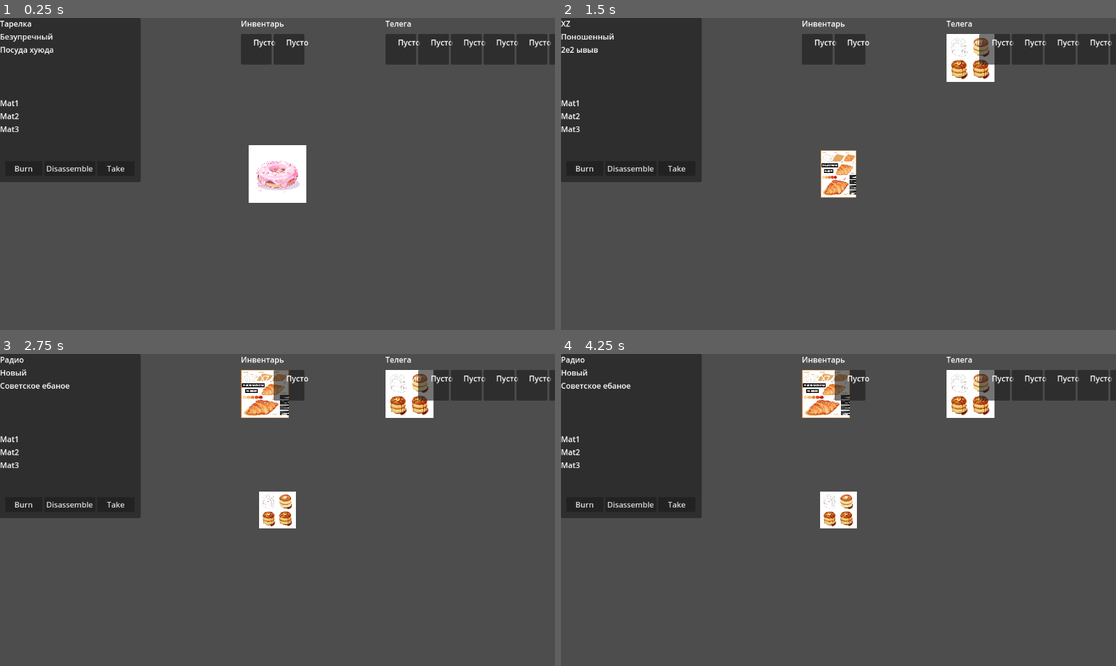
Above: before the commit, frames 1-4 (two rows, left to right).
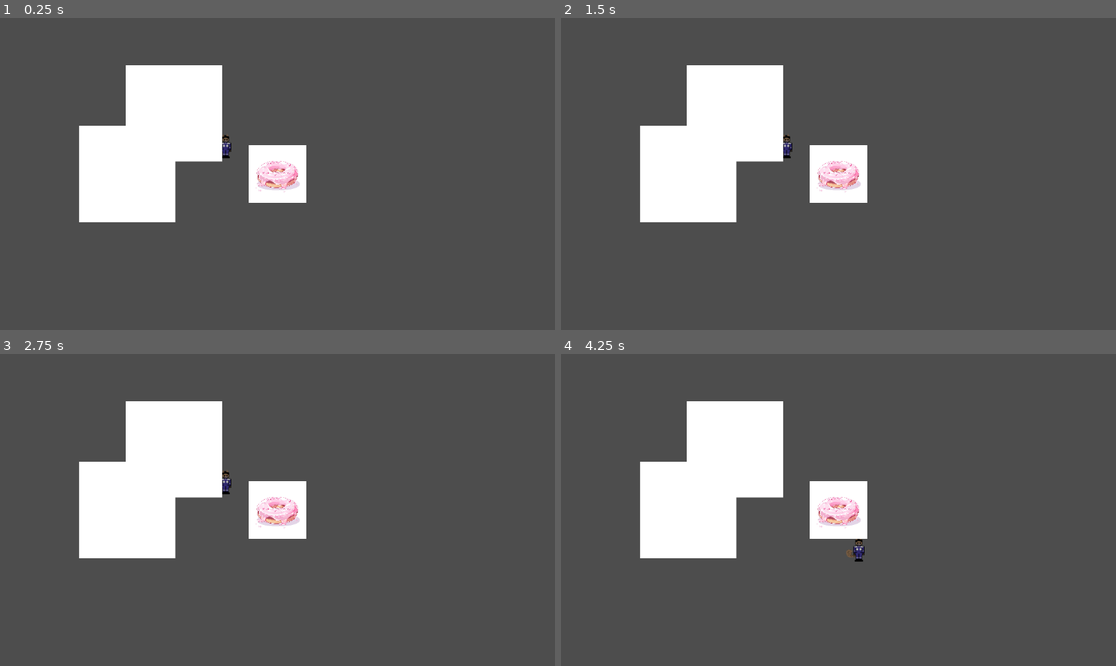
Above: after the commit, the same moments.

Repository: MihanWolf/FactorAI
Game: Godot game, scene res://Scenes/Scene.tscn
The game is run twice, just before and just after one commit, with the same random seed, the same clock (stepped at 60 frames per second) and the same inputs. Before the commit the project has no main scene; this scene is started directly in both runs.
Inputs (mouse positions are in pixels of both pictures, inside the frame that each line leads up to):
- Up to frame 1 (0.25 s): no input
- Up to frame 2 (1.5 s): click (583, 167) at 0.5 s, where only the run before the commit has a clickable "Burn"; click (633, 167) at 1.25 s, where only the run before the commit has a clickable "Disassemble"
- Up to frame 3 (2.75 s): click (116, 503) at 2 s, where only the run before the commit has a clickable "Take"
- Up to frame 4 (4.25 s): tap Enter at 2.75 s; hold Right (ui_right) 2.78-3.53 s; hold Tab (ui_focus_next) 2.78-3.53 s; tap E (interact, bound only after the commit) at 3.05, 3.6 s; hold Down (ui_down) from 3.53 s (still down); tap Tab (ui_focus_next) at 3.8 s

The runs differ from the first frame. In frame 1, 24% of the frame differs, in the area x 0-100%, y 0-66%; in frame 2, 27%; in frame 3, 27%; in frame 4, 27%, in the area x 0-100%, y 0-67%.

Commit message:
Interact
Теперь интерфейсы открываются от взаимодействия с зонами

Diff:
--- /dev/null
+++ b/Scenes/Player/Player.tscn
@@ -0,0 +1,15 @@
+[gd_scene load_steps=4 format=3 uid="uid://b6mlfxqldfq6r"]
+
+[ext_resource type="Script" uid="uid://cn1tdha1ruvo7" path="res://Scripts/player.gd" id="1_s0eop"]
+[ext_resource type="Texture2D" uid="uid://bh7j3wn81nuve" path="res://Sprites/Player.png" id="2_ft8w5"]
+
+[sub_resource type="CircleShape2D" id="CircleShape2D_h54ih"]
+
+[node name="CharacterBody2D" type="CharacterBody2D"]
+script = ExtResource("1_s0eop")
+
+[node name="CollisionShape2D" type="CollisionShape2D" parent="."]
+shape = SubResource("CircleShape2D_h54ih")
+
+[node name="Sprite2D" type="Sprite2D" parent="."]
+texture = ExtResource("2_ft8w5")
--- a/Scenes/Scene.tscn
+++ b/Scenes/Scene.tscn
@@ -1,15 +1,34 @@
-[gd_scene load_steps=4 format=3 uid="uid://dp5r0u1hxteql"]
+[gd_scene load_steps=7 format=3 uid="uid://dp5r0u1hxteql"]
 
 [ext_resource type="Script" uid="uid://dgilyn3ap76sb" path="res://Scripts/scene.gd" id="1_jp0d8"]
+[ext_resource type="PackedScene" uid="uid://b6mlfxqldfq6r" path="res://Scenes/Player/Player.tscn" id="2_o8g73"]
 [ext_resource type="Script" uid="uid://bvgy7a4tb0eya" path="res://Scripts/storage_node.gd" id="2_s3lxa"]
 [ext_resource type="PackedScene" uid="uid://88gkl2kqqwpq" path="res://Scenes/UI/inventory_ui.tscn" id="3_1o454"]
+[ext_resource type="PackedScene" uid="uid://nr8g1kv7i163" path="res://Scenes/interaction_zone.tscn" id="4_v3fvj"]
+
+[sub_resource type="RectangleShape2D" id="RectangleShape2D_v3fvj"]
 
 [node name="Node2D" type="Node2D"]
 script = ExtResource("1_jp0d8")
 
+[node name="CharacterBody2D" parent="." instance=ExtResource("2_o8g73")]
+position = Vector2(453, 266)
+
 [node name="Node2D" type="Node2D" parent="."]
-position = Vector2(900, 0)
+position = Vector2(575, -133)
 script = ExtResource("2_s3lxa")
+
+[node name="StaticBody2D" type="StaticBody2D" parent="Node2D"]
+
+[node name="CollisionShape2D" type="CollisionShape2D" parent="Node2D/StaticBody2D"]
+position = Vector2(-212.99998, 328.99997)
+scale = Vector2(8.87, 8.87)
+shape = SubResource("RectangleShape2D_v3fvj")
+
+[node name="Interaction_zone" parent="Node2D" instance=ExtResource("4_v3fvj")]
+position = Vector2(-214, 331.00003)
+scale = Vector2(10, 10)
+ui_scene = ExtResource("3_1o454")
 
 [node name="inventory_ui" parent="Node2D" instance=ExtResource("3_1o454")]
 offset = Vector2(800, 0)
@@ -18,3 +37,7 @@
 [node name="inventory_ui" parent="." instance=ExtResource("3_1o454")]
 offset = Vector2(500, 0)
 transform = Transform2D(1, 0, 0, 1, 500, 0)
+
+[node name="Interaction_zone" parent="." instance=ExtResource("4_v3fvj")]
+position = Vector2(264, 324)
+scale = Vector2(10, 10)
--- /dev/null
+++ b/Scenes/interaction_zone.tscn
@@ -0,0 +1,20 @@
+[gd_scene load_steps=4 format=3 uid="uid://nr8g1kv7i163"]
+
+[ext_resource type="Script" uid="uid://b4xpxmii54r71" path="res://Scripts/interaction_zone.gd" id="1_lh65e"]
+
+[sub_resource type="RectangleShape2D" id="RectangleShape2D_fpyed"]
+
+[sub_resource type="CanvasTexture" id="CanvasTexture_lh65e"]
+
+[node name="Interaction_zone" type="Area2D"]
+script = ExtResource("1_lh65e")
+
+[node name="CollisionShape2D" type="CollisionShape2D" parent="."]
+shape = SubResource("RectangleShape2D_fpyed")
+
+[node name="TextureRect" type="TextureRect" parent="."]
+offset_left = -10.0
+offset_top = -10.0
+offset_right = 10.0
+offset_bottom = 10.0
+texture = SubResource("CanvasTexture_lh65e")
--- a/Scripts/Item/garbage_ui.gd
+++ b/Scripts/Item/garbage_ui.gd
@@ -17,9 +17,9 @@
 	burn_button.pressed.connect(func(): burn_pressed.emit())
 	recycle_button.pressed.connect(func(): recycle_pressed.emit())
 	take_button.pressed.connect(func(): take_pressed.emit())
+	hide()
 
 func show_item(instance: ItemInstance):
 	item_name_label.text = instance.data.item_name
 	item_quality_label.text = instance.quality
 	item_disc_label.text = instance.disc
-	show()
--- a/Scripts/Item/item.gd
+++ b/Scripts/Item/item.gd
@@ -32,7 +32,9 @@
 	queue_free()
 
 func take():
-	# тут будет логика перемещения предмета в инвентарь
+	if PlayerInventory.storage.is_full():
+		print("Инвентарь полон")
+		return
 	PlayerInventory.add_item(item_instance)
 	item_removed.emit()
 	queue_free()
--- /dev/null
+++ b/Scripts/interaction_zone.gd
@@ -0,0 +1,30 @@
+class_name InteractionZone
+extends Area2D
+
+@export var ui_scene: PackedScene
+
+signal player_interacted
+signal player_entered
+signal player_exited
+
+var player_inside: bool = false
+
+func _ready():
+	body_entered.connect(_on_body_entered)
+	body_exited.connect(_on_body_exited)
+
+func _on_body_entered(body):
+	if body is Player:
+		player_inside = true
+		body.register_zone(self)
+		player_entered.emit()
+
+func _on_body_exited(body):
+	if body is Player:
+		player_inside = false
+		body.unregister_zone(self)
+		player_exited.emit()
+
+func try_interact():
+	if player_inside:
+		player_interacted.emit()
--- a/Scripts/inventory_ui.gd
+++ b/Scripts/inventory_ui.gd
@@ -9,12 +9,10 @@
 	title_label.text = storage.storage_name
 	for child in slots_container.get_children():
 		child.queue_free()
-
 	for i in storage.slots.size():
 		var slot_ui = slot_ui_scene.instantiate()
 		slots_container.add_child(slot_ui)
 		slot_ui.update(storage.slots[i])
-
 	storage.slot_changed.connect(func(index):
 		slots_container.get_child(index).update(storage.slots[index])
-		)
+	)
--- /dev/null
+++ b/Scripts/player.gd
@@ -0,0 +1,25 @@
+class_name Player
+extends CharacterBody2D
+
+@export var speed: float = 200.0
+
+var zones_in_range: Array = []
+
+signal interact_pressed
+
+func _physics_process(delta: float) -> void:
+	var direction = Input.get_vector("ui_left", "ui_right", "ui_up", "ui_down")
+	velocity = direction * speed
+	move_and_slide()
+
+func _unhandled_input(event: InputEvent) -> void:
+	if event.is_action_pressed("interact"):
+			for zone in zones_in_range:
+				zone.try_interact()
+
+func register_zone(zone: InteractionZone):
+	if not zones_in_range.has(zone):
+		zones_in_range.append(zone)
+
+func unregister_zone(zone: InteractionZone):
+	zones_in_range.erase(zone)
--- a/Scripts/scene.gd
+++ b/Scripts/scene.gd
@@ -9,6 +9,15 @@
 @onready var storage_ui = $Node2D/inventory_ui
 @onready var storage_node = $Node2D
 @onready var inventory_ui = $inventory_ui
+@onready var item_zone: InteractionZone = $Interaction_zone
+@onready var telega_zone: InteractionZone = $Node2D/Interaction_zone
+
+func _unhandled_input(event: InputEvent) -> void:
+	if event.is_action_pressed("ui_focus_next"):
+		if inventory_ui.visible:
+			inventory_ui.hide()
+		else:
+			inventory_ui.show()
 
 func _ready() -> void:
 	PlayerInventory.storage.storage_name = "Инвентарь"
@@ -16,11 +25,49 @@
 
 	inventory_ui.init(PlayerInventory.storage)
 	storage_ui.init(storage_node.storage)
+	inventory_ui.hide()
+	storage_ui.hide()
+
+	telega_zone.player_interacted.connect(func():
+		storage_ui.show()
+	)
+	telega_zone.player_exited.connect(func():
+		storage_ui.hide()
+	)
+
+	item_zone.player_interacted.connect(func():
+		if current_ui:
+			current_ui.show()
+		# если телега в радиусе item_zone — показываем и её
+		if _is_storage_in_item_zone():
+			storage_ui.show()
+	)
+	item_zone.player_exited.connect(func():
+		if current_ui:
+			current_ui.hide()
+		# скрываем UI телеги только если игрок вышел и из storage_zone тоже
+		if not telega_zone.player_inside:
+			storage_ui.hide()
+	)
+
 	spawn_item()
+
+
+
+
+func _is_storage_in_item_zone() -> bool:
+	var bodies = item_zone.get_overlapping_bodies()
+	for body in bodies:
+		if body.get_parent() == storage_node:
+			return true
+	return false
+
 
 func spawn_item():
 	if current_ui:
 		current_ui.queue_free()
+	if current_item:
+		current_item.queue_free()
 
 	var data = item_database.items.pick_random()
 	var instance = ItemInstance.create_random(data)
@@ -34,6 +81,11 @@
 	add_child(current_ui)
 	current_ui.show_item(instance)
 
+	if item_zone.player_inside:
+		current_ui.show()
+	else:
+		current_ui.hide()
+
 	current_ui.burn_pressed.connect(current_item.burn)
 	#current_ui.disassemble_pressed.connect(current_item.disassemble)
 	current_ui.take_pressed.connect(current_item.take)
--- a/Scripts/storage_node.gd
+++ b/Scripts/storage_node.gd
@@ -2,6 +2,7 @@
 
 var storage: Storage = Storage.new()
 @export var slot_count: int = 6
+@onready var inventory_ui
 
 func _ready():
 	for i in slot_count:
--- a/project.godot
+++ b/project.godot
@@ -11,9 +11,55 @@
 [application]
 
 config/name="FactorAI"
+run/main_scene="uid://dp5r0u1hxteql"
 config/features=PackedStringArray("4.5", "Forward Plus")
 config/icon="res://Sprites/icon.svg"
 
 [autoload]
 
 PlayerInventory="*res://inventory.gd"
+
+[input]
+
+ui_left={
+"deadzone": 0.5,
+"events": [Object(InputEventKey,"resource_local_to_scene":false,"resource_name":"","device":0,"window_id":0,"alt_pressed":false,"shift_pressed":false,"ctrl_pressed":false,"meta_pressed":false,"pressed":false,"keycode":4194319,"physical_keycode":0,"key_label":0,"unicode":0,"location":0,"echo":false,"script":null)
+, Object(InputEventJoypadButton,"resource_local_to_scene":false,"resource_name":"","device":0,"button_index":13,"pressure":0.0,"pressed":false,"script":null)
+, Object(InputEventJoypadMotion,"resource_local_to_scene":false,"resource_name":"","device":0,"axis":0,"axis_value":-1.0,"script":null)
+, Object(InputEventKey,"resource_local_to_scene":false,"resource_name":"","device":-1,"window_id":0,"alt_pressed":false,"shift_pressed":false,"ctrl_pressed":false,"meta_pressed":false,"pressed":false,"keycode":0,"physical_keycode":65,"key_label":0,"unicode":97,"location":0,"echo":false,"script":null)
+]
+}
+ui_right={
+"deadzone": 0.5,
+"events": [Object(InputEventKey,"resource_local_to_scene":false,"resource_name":"","device":0,"window_id":0,"alt_pressed":false,"shift_pressed":false,"ctrl_pressed":false,"meta_pressed":false,"pressed":false,"keycode":4194321,"physical_keycode":0,"key_label":0,"unicode":0,"location":0,"echo":false,"script":null)
+, Object(InputEventJoypadButton,"resource_local_to_scene":false,"resource_name":"","device":0,"button_index":14,"pressure":0.0,"pressed":false,"script":null)
+, Object(InputEventJoypadMotion,"resource_local_to_scene":false,"resource_name":"","device":0,"axis":0,"axis_value":1.0,"script":null)
+, Object(InputEventKey,"resource_local_to_scene":false,"resource_name":"","device":-1,"window_id":0,"alt_pressed":false,"shift_pressed":false,"ctrl_pressed":false,"meta_pressed":false,"pressed":false,"keycode":0,"physical_keycode":68,"key_label":0,"unicode":100,"location":0,"echo":false,"script":null)
+]
+}
+ui_up={
+"deadzone": 0.5,
+"events": [Object(InputEventKey,"resource_local_to_scene":false,"resource_name":"","device":0,"window_id":0,"alt_pressed":false,"shift_pressed":false,"ctrl_pressed":false,"meta_pressed":false,"pressed":false,"keycode":4194320,"physical_keycode":0,"key_label":0,"unicode":0,"location":0,"echo":false,"script":null)
+, Object(InputEventJoypadButton,"resource_local_to_scene":false,"resource_name":"","device":0,"button_index":11,"pressure":0.0,"pressed":false,"script":null)
+, Object(InputEventJoypadMotion,"resource_local_to_scene":false,"resource_name":"","device":0,"axis":1,"axis_value":-1.0,"script":null)
+, Object(InputEventKey,"resource_local_to_scene":false,"resource_name":"","device":-1,"window_id":0,"alt_pressed":false,"shift_pressed":false,"ctrl_pressed":false,"meta_pressed":false,"pressed":false,"keycode":0,"physical_keycode":87,"key_label":0,"unicode":119,"location":0,"echo":false,"script":null)
+]
+}
+ui_down={
+"deadzone": 0.5,
+"events": [Object(InputEventKey,"resource_local_to_scene":false,"resource_name":"","device":0,"window_id":0,"alt_pressed":false,"shift_pressed":false,"ctrl_pressed":false,"meta_pressed":false,"pressed":false,"keycode":4194322,"physical_keycode":0,"key_label":0,"unicode":0,"location":0,"echo":false,"script":null)
+, Object(InputEventJoypadButton,"resource_local_to_scene":false,"resource_name":"","device":0,"button_index":12,"pressure":0.0,"pressed":false,"script":null)
+, Object(InputEventJoypadMotion,"resource_local_to_scene":false,"resource_name":"","device":0,"axis":1,"axis_value":1.0,"script":null)
+, Object(InputEventKey,"resource_local_to_scene":false,"resource_name":"","device":-1,"window_id":0,"alt_pressed":false,"shift_pressed":false,"ctrl_pressed":false,"meta_pressed":false,"pressed":false,"keycode":0,"physical_keycode":83,"key_label":0,"unicode":115,"location":0,"echo":false,"script":null)
+]
+}
+interact={
+"deadzone": 0.2,
+"events": [Object(InputEventKey,"resource_local_to_scene":false,"resource_name":"","device":-1,"window_id":0,"alt_pressed":false,"shift_pressed":false,"ctrl_pressed":false,"meta_pressed":false,"pressed":false,"keycode":0,"physical_keycode":69,"key_label":0,"unicode":101,"location":0,"echo":false,"script":null)
+]
+}
+inventory={
+"deadzone": 0.2,
+"events": [Object(InputEventKey,"resource_local_to_scene":false,"resource_name":"","device":-1,"window_id":0,"alt_pressed":false,"shift_pressed":false,"ctrl_pressed":false,"meta_pressed":false,"pressed":false,"keycode":0,"physical_keycode":4194306,"key_label":0,"unicode":0,"location":0,"echo":false,"script":null)
+]
+}
Not shown, added: Scripts/interaction_zone.gd.uid
Not shown, added: Scripts/player.gd.uid
Binary file added: Sprites/Player.png
Not shown, added: Sprites/Player.png.import
